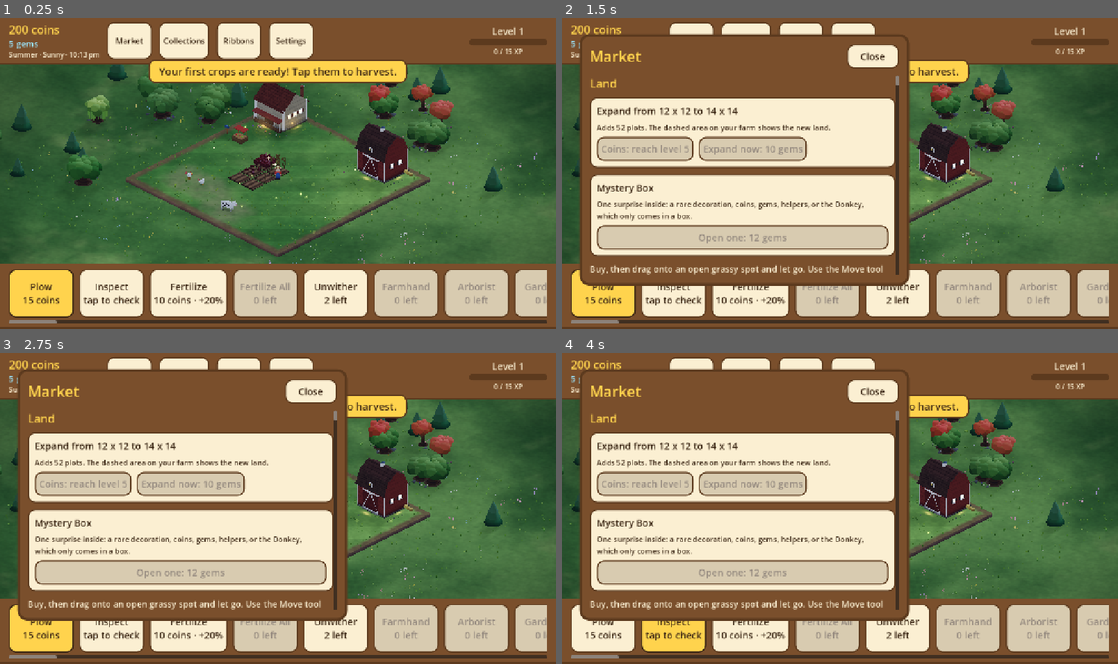
Above: before the commit, frames 1-4 (two rows, left to right).
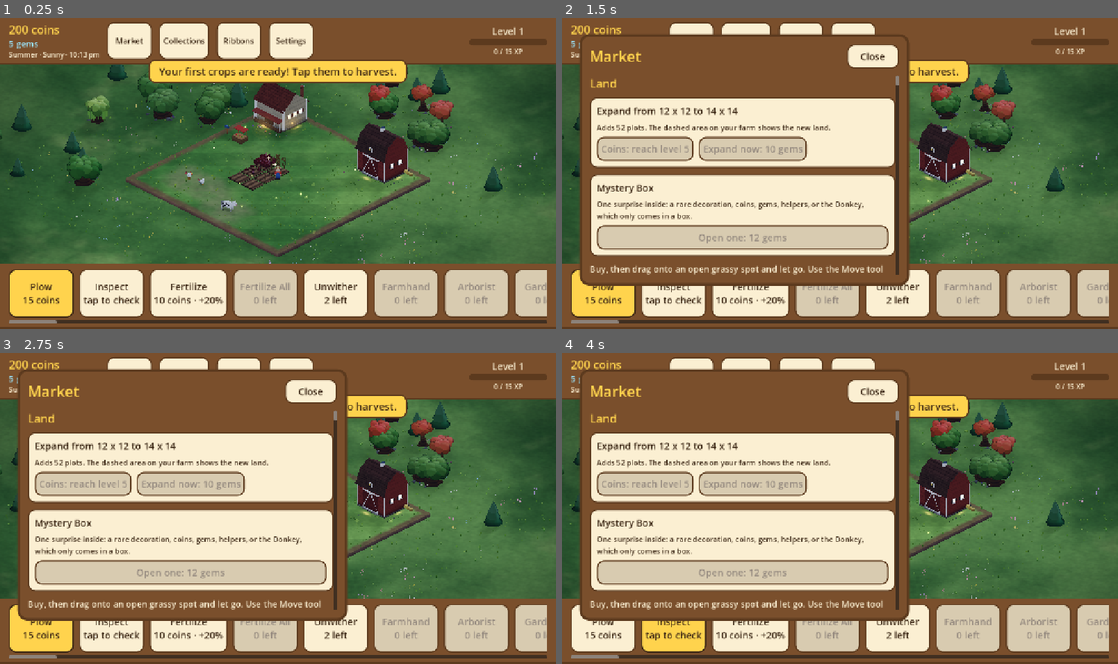
Above: after the commit, the same moments.

Repository: aniket-patra-1998/farm-game
Game: Godot game, scene res://scenes/main.tscn
Two runs of this game, one before a commit and one after it. Both use one fixed random seed, a clock stepped at 60 frames per second and the inputs below.
Inputs:
- Up to frame 1 (0.25 s): no input
- Up to frame 2 (1.5 s): click "Market" at 0.5 s; click "Collections" at 1.25 s
- Up to frame 3 (2.75 s): click "Ribbons" at 2 s
- Up to frame 4 (4 s): click "Plow 15 coins" at 2.75 s; click "Inspect tap to check" at 3.5 s

The runs differ from the first frame. In frame 1, 0.4% of the frame differs, in the area x 0-91%, y 15-62%; in frame 2, 0.2%; in frame 3, 0.2%; in frame 4, 0.2%.

Commit message:
Trees: chunkier trunks, bigger, no pale crowns, inked silhouette edges; fertilised crops stand taller and richer
Co-Authored-By: Claude Sonnet 5.5 <noreply@anthropic.com>
Claude-Session: https://claude.ai/code/session_014fNSr1LTa4ZmUtF6K6voar

Diff:
--- a/data/scale_guide.json
+++ b/data/scale_guide.json
@@ -1,7 +1,7 @@
 {
   "_doc": "How tall each kind of thing should stand, in tiles (scripts/world3d/scale_guide.gd): [lowest, highest]. A mo …(289 unchanged characters)…
   "heights": {
-    "tree": [1.3, 2.2],
+    "tree": [1.7, 2.8],
     "bloom": [0.3, 0.5]
   }
 }
--- a/scripts/world3d/crops_3d.gd
+++ b/scripts/world3d/crops_3d.gd
@@ -10,6 +10,7 @@
 const GROW_REFRESH := 3.0   # seconds between growth updates
 const POP_HEIGHT := 0.5    # how high harvested plants spring before vanishing
 const POP_TIME := 0.42
+const FERTILIZED_SIZE := 1.18     # fertilised plants grow bigger
 const PLANT_SCALE := 2.5    # plants are modelled at about a fifth of a tile; on the farm they fill their bed
 
 var wind := 0.6: set = _set_wind
@@ -67,6 +68,11 @@
 			var key := "%s|%s" % [str(crop.get("shape", "berry")), st[0]]
 			var col := Color.html(str(crop.get("color", "#e2453c")))
 			var size := PLANT_SCALE * (lerpf(0.55, 1.0, float(st[1])) if st[0] in ["sprout", "young"] else 1.0)
+			# Fertilised plants stand taller and richer (the shader reads alpha 0 as "rich").
+			var rich := Game.field.is_fertilized(i)
+			if rich:
+				size *= FERTILIZED_SIZE
+				col.a = 0.0
 			var list: Array = groups.get_or_add(key, [])
 			for k in SPOTS.size():
 				var spot: Vector2 = SPOTS[k]
--- a/scripts/world3d/tree_model.gd
+++ b/scripts/world3d/tree_model.gd
@@ -22,6 +22,8 @@
 const FRUIT_GROWING := 3
 const FLOWERS: Array[Color] = [Color("#f6e04a"), Color("#f7f2e8"), Color("#e98bb0"), Color("#9b7be0")]
 const CLUMP_MULT := 2       # leafy clumps per the form's count (smaller, so the outline is rough)
+const TRUNK_BULK := 1.4     # trunks are drawn chunkier than the data says: a tree should look rooted
+const MIN_LEAF_SATURATION := 0.5   # no tree washes out to pale grey-green
 const TILE_FILL := 1.65     # a tree at `size` 1 fills about four fifths of a tile (FarmVille's were full)
 
 static var _data := {}
@@ -126,7 +128,7 @@
 	var k: float = t["k"]
 	var sh: Dictionary = t["sh"]
 	var h := float(sh["trunk_h"]) * k
-	var r := float(sh["trunk_r"]) * k
+	var r := float(sh["trunk_r"]) * k * TRUNK_BULK
 	var lean: Vector3 = t["lean"]
 	var trunk := ModelKit.cylinder(root, Vector3.ZERO, r, h, ModelKit.surface(BARK, "logs", 0.3), r * 0.65, 8)
 	trunk.rotation = Vector3(lean.z, 0, -lean.x)
@@ -206,7 +208,7 @@
 ## sun drifts yellow-green and bright, and the colour is richer than a flat darker/lighter of one green.
 static func _shade(leaf: Color, light: float) -> Color:
 	var h := leaf.h + lerpf(0.025, -0.03, light)
-	var s := clampf(leaf.s * lerpf(1.12, 0.88, light), 0.0, 1.0)
+	var s := clampf(maxf(leaf.s, MIN_LEAF_SATURATION) * lerpf(1.12, 0.88, light), 0.0, 1.0)
 	var v := clampf(leaf.v * lerpf(0.58, 1.18, light), 0.0, 1.0)
 	return Color.from_hsv(h, s, v)
 
--- a/shaders/crop3d.gdshader
+++ b/shaders/crop3d.gdshader
@@ -25,10 +25,14 @@
 	float is_produce = 1.0 - step(0.5, COLOR.a);
 	// Darker at the soil, sunlit at the tips: depth and form on a plant that is a few triangles.
 	float lit = mix(0.72, 1.12, up);
-	ALBEDO = mix(leaf, fruit, is_produce) * lit;
+	float rich = 1.0 - produce.a;     // fertilised: lusher, deeper colour, a gloss on the leaves
+	leaf = mix(leaf, leaf * vec3(0.88, 1.18, 0.82) + vec3(0.0, 0.04, 0.0), rich);
+	ALBEDO = mix(leaf, fruit, is_produce) * lit * (1.0 + 0.1 * rich);
+	float facing = clamp(dot(normalize(NORMAL), normalize(VIEW)), 0.0, 1.0);
+	ALBEDO *= mix(0.7, 1.0, smoothstep(0.0, 0.5, facing));
 	RIM = 0.1;
 	RIM_TINT = 0.9;
 	ROUGHNESS = mix(0.85, 0.45, is_produce);
-	SPECULAR = mix(0.1, 0.35, is_produce);
+	SPECULAR = mix(0.1, 0.35, is_produce) + 0.2 * rich * (1.0 - is_produce);
 	BACKLIGHT = vec3(0.2, 0.3, 0.08) * (1.0 - is_produce);
 }
--- a/shaders/paint3d.gdshader
+++ b/shaders/paint3d.gdshader
@@ -8,6 +8,7 @@
 uniform float specular = 0.1;
 uniform float ground_ao = 0.32;   // how dark a part gets where it touches the ground
 uniform float ao_reach = 0.22;    // and how far up the shade fades out (world units)
+uniform float edge = 0.4;         // how dark the silhouette edge goes
 uniform float rim = 0.1;          // a soft light edge on every painted part: the shape reads against what is behind
 uniform float sway = 0.0;         // bends in the wind by height above its foot (trees, scarecrows); 0: still
 global uniform float wind;        // the weather's wind, set once for everything (Farm3D)
@@ -34,6 +35,10 @@
 	ALBEDO = albedo * tint * ao;
 	ROUGHNESS = roughness;
 	SPECULAR = specular;
+	// Edges darken toward the silhouette: an inked outline without extra geometry, so shapes pop against the
+	// ground the way FarmVille's did.
+	float facing = clamp(dot(normalize(NORMAL), normalize(VIEW)), 0.0, 1.0);
+	ALBEDO *= mix(1.0 - edge, 1.0, smoothstep(0.0, 0.5, facing));
 	RIM = rim;
 	RIM_TINT = 0.9;
 }
--- a/tests/suites/world3d_test.gd
+++ b/tests/suites/world3d_test.gd
@@ -657,8 +657,8 @@
 		var h := ScaleGuide.height_of(id) * ScaleGuide.factor(id)
 		top[kind] = maxf(top[kind], h)
 		low[kind] = minf(low[kind], h)
-	_check(low["tree"] >= 1.29 and top["tree"] <= 2.21,
-		"trees stand 1.3-2.2 tiles (%.2f-%.2f)" % [low["tree"], top["tree"]])
+	_check(low["tree"] >= 1.69 and top["tree"] <= 2.81,
+		"trees stand 1.7-2.8 tiles (%.2f-%.2f)" % [low["tree"], top["tree"]])
 	_check(low["bloom"] >= 0.29 and top["bloom"] <= 0.51,
 		"blooms stand 0.3-0.5 (%.2f-%.2f)" % [low["bloom"], top["bloom"]])
 	_check(top["bloom"] < low["tree"], "the tallest flower is shorter than the shortest tree")
